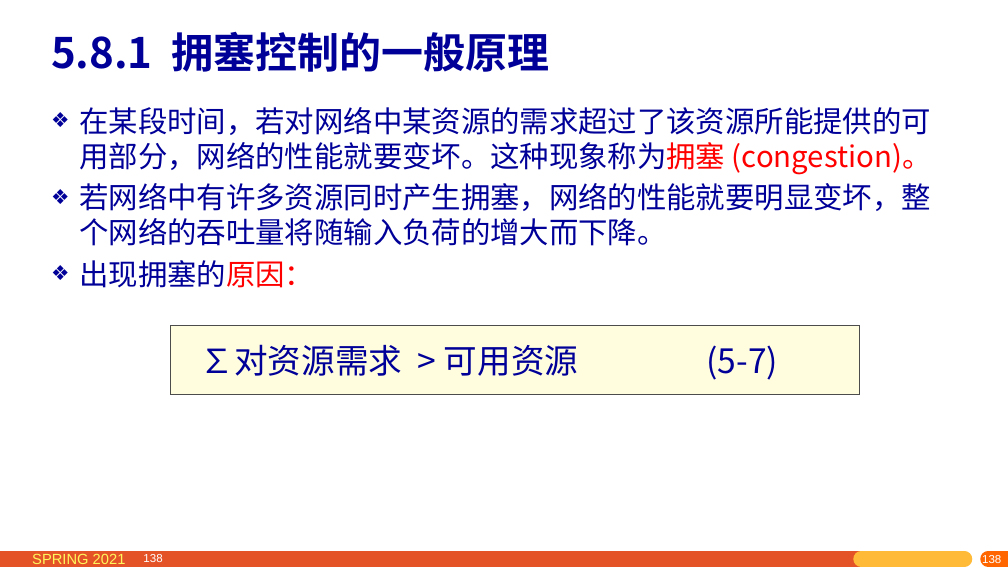
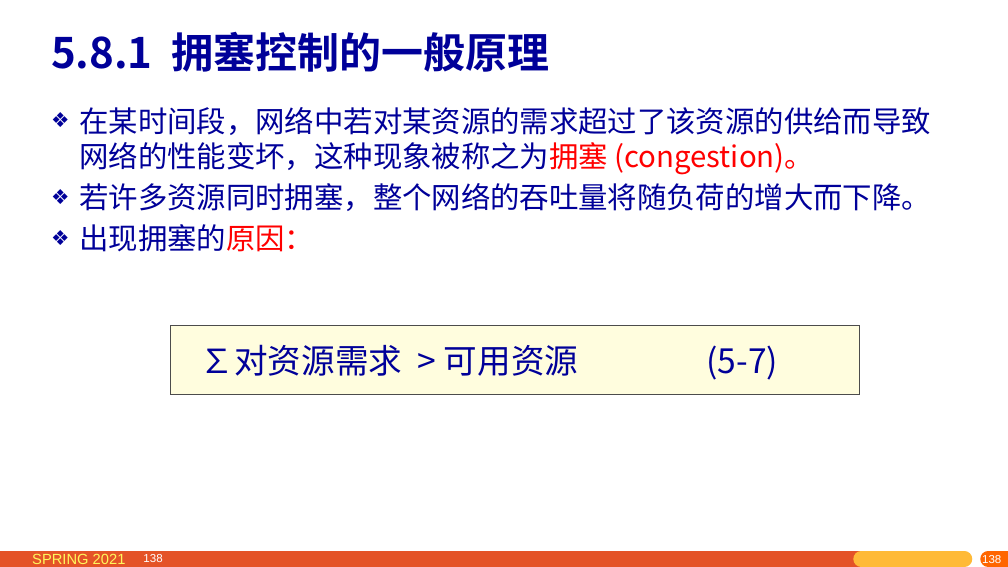
Before and after one commit to network-whu/2021, a slide deck: slide 138 of slides/instruction/05.pptx. Drawn at 1008x567 pixels with LibreOffice and Linux fonts; fonts in the diff are those of the drawing. Boxes give left, top, right and bottom in pixels: in the first picture for what was removed or moved away, otherwise in the second. Text is boxed around its words. In the diff, an @@ line names an element or a change of style, - is before the commit and + after.

```diff
--- a/slides/instruction/05.pptx
+++ b/slides/instruction/05.pptx
@@ text at [79, 107, 930, 211]: text changed @@
-❖ 在某段时间，若对网络中某资源的需求超过了该资源所能提供的可用部分，网络的性能就要变坏。这种现象称为拥塞 (congestion)。
-❖ 若网络中有许多资源同时产生拥塞，网络的性能就要明显变坏，整个网络的吞吐量将随输入负荷的增大而下降。
+❖ 在某时间段，网络中若对某资源的需求超过了该资源的供给而导致网络的性能变坏，这种现象被称之为拥塞 (congestion)。
+❖ 若许多资源同时拥塞，整个网络的吞吐量将随负荷的增大而下降。
```
Also in this commit, not shown: 16 other slides changed, 1 other file.
